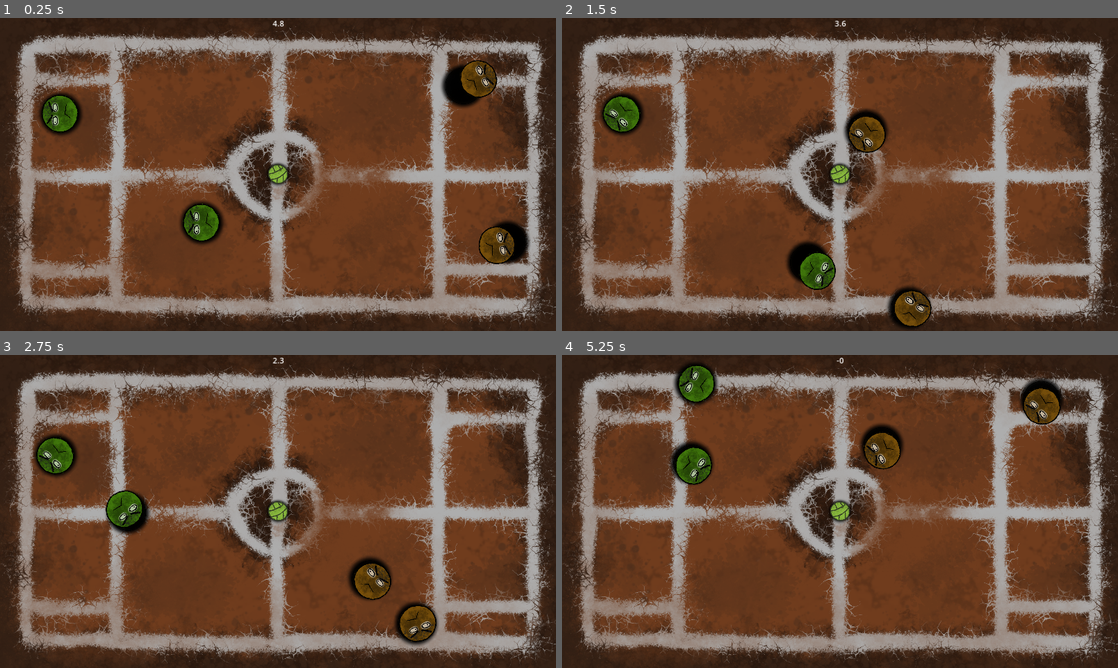
Above: before the commit, frames 1-4 (two rows, left to right).
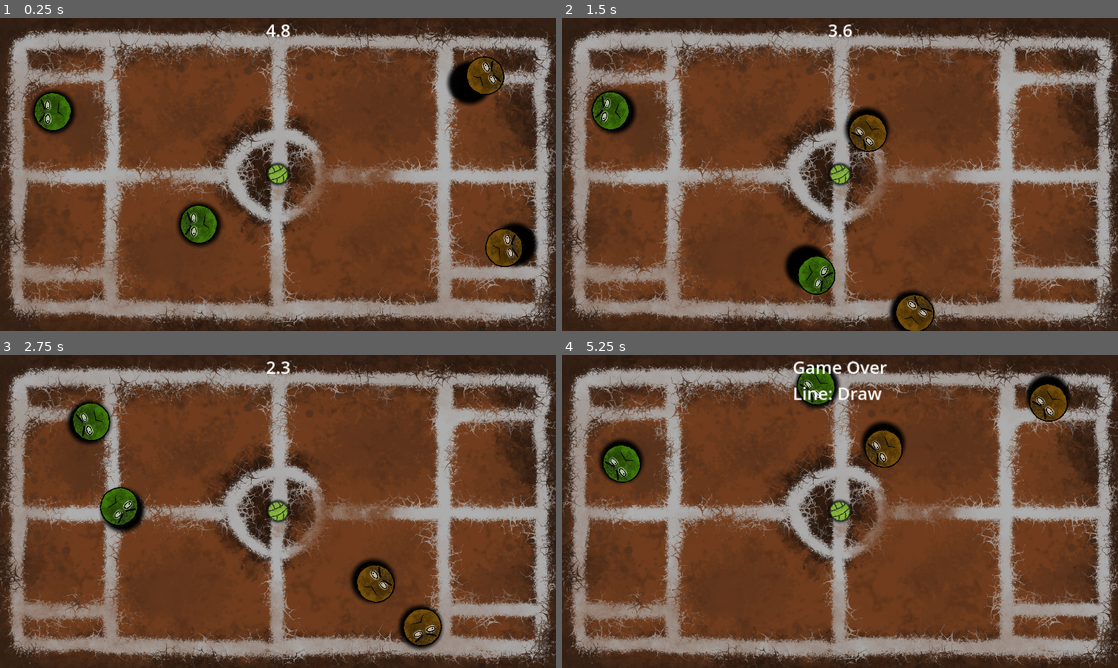
Above: after the commit, the same moments.

Repository: Aizohiith/Project_Tennis
Game: Godot game, scene res://Scenes/Test/Test.tscn
The game is run twice, just before and just after one commit, with the same random seed, the same clock (stepped at 60 frames per second) and the same inputs.
Inputs (mouse positions are in pixels of both pictures, inside the frame that each line leads up to):
- Up to frame 1 (0.25 s): no input
- Up to frame 2 (1.5 s): move the mouse to (762, 224) at 0.52 s; press the mouse at (762, 224) at 0.53 s; move the mouse to (623, 115) at 1.27 s; release the mouse at (623, 115) at 1.28 s; click (623, 115) at 1.35 s
- Up to frame 3 (2.75 s): move the mouse to (378, 639) at 2.02 s; press the mouse at (378, 639) at 2.03 s
- Up to frame 4 (5.25 s): move the mouse to (934, 583) at 2.77 s; release the mouse at (934, 583) at 2.78 s; click (934, 583) at 2.85 s; move the mouse to (1006, 558) at 3.52 s; press the mouse at (1006, 558) at 3.53 s; move the mouse to (673, 464) at 4.27 s; release the mouse at (673, 464) at 4.28 s; click (673, 464) at 4.35 s; move the mouse to (867, 511) at 5.02 s; press the mouse at (867, 511) at 5.03 s

The runs differ from the first frame. In frame 1, 28% of the frame differs, in the area x 0-100%, y 0-100%; in frame 2, 28%; in frame 3, 29%; in frame 4, 29%.

Commit message:
Added full game Loop

Diff:
--- a/Scenes/Game_Modes/Game_Mode_Resetting_Timer/Game_Mode_Restting_Timer.gd
+++ b/Scenes/Game_Modes/Game_Mode_Resetting_Timer/Game_Mode_Restting_Timer.gd
@@ -19,14 +19,17 @@
 
 	lbl_Timer.text = str(round(10 * (gf_Max_Swap_Time - gf_Time_Since_Swap)) / 10)
 	if gf_Max_Swap_Time - gf_Time_Since_Swap <= 0:
-		print("Game Over")
+		lbl_Timer.text = "Game Over\n"
 		match gg_Field.gg_Ball_Side:
 			gg_Field.enum_Ball_Sides.LEFT:
-				print("Right Won")
+				lbl_Timer.text += "Right Won\n"
 			gg_Field.enum_Ball_Sides.RIGHT:
-				print("Left Won")
+				lbl_Timer.text += "Left Won\n"
 			gg_Field.enum_Ball_Sides.LINE:
-				print("Line: Draw")
+				lbl_Timer.text += "Line: Draw\n"
 			gg_Field.enum_Ball_Sides.OUT:
-				print("OUT: Rematch")
+				lbl_Timer.text += "Out: Rematch\n"
 		get_tree().paused = true
+		await get_tree().create_timer(1.5).timeout
+		get_tree().paused = false
+		get_tree().change_scene_to_file("res://Scenes/Test/Test.tscn")
--- a/Scenes/Game_Modes/Game_Mode_Resetting_Timer/Game_Mode_Restting_Timer.tscn
+++ b/Scenes/Game_Modes/Game_Mode_Resetting_Timer/Game_Mode_Restting_Timer.tscn
@@ -1,6 +1,9 @@
-[gd_scene load_steps=2 format=3 uid="uid://b8py68tldai28"]
+[gd_scene load_steps=3 format=3 uid="uid://b8py68tldai28"]
 
 [ext_resource type="Script" path="res://Scenes/Game_Modes/Game_Mode_Resetting_Timer/Game_Mode_Restting_Timer.gd" id="1_gy4io"]
+
+[sub_resource type="LabelSettings" id="LabelSettings_ob2fx"]
+font_size = 36
 
 [node name="Game_Mode_Restting_Timer" type="Node"]
 script = ExtResource("1_gy4io")
@@ -17,3 +20,4 @@
 offset_bottom = 23.0
 grow_horizontal = 2
 text = "0"
+label_settings = SubResource("LabelSettings_ob2fx")
--- a/Scenes/Test/Test.tscn
+++ b/Scenes/Test/Test.tscn
@@ -18,7 +18,7 @@
 [node name="Ball" parent="." instance=ExtResource("2_myp1h")]
 
 [node name="Camera" parent="." instance=ExtResource("3_se2vp")]
-zoom = Vector2(0.6, 0.6)
+zoom = Vector2(0.62, 0.62)
 
 [node name="Team1" parent="." instance=ExtResource("5_lr7g6")]
 
